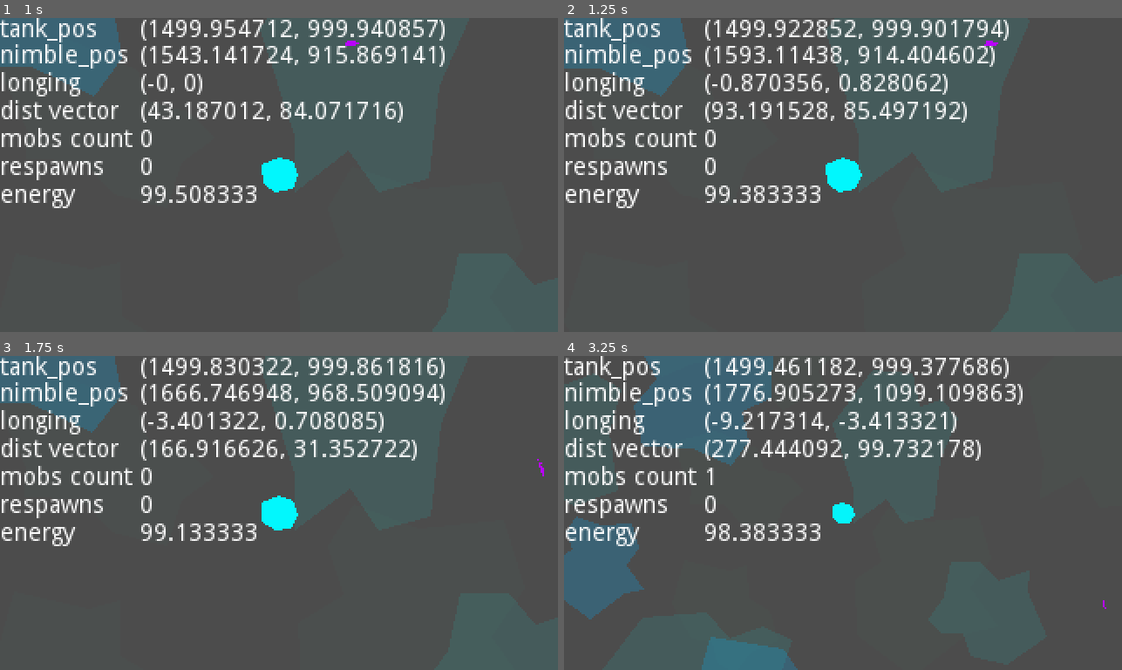
Above: before the commit, frames 1-4 (two rows, left to right).
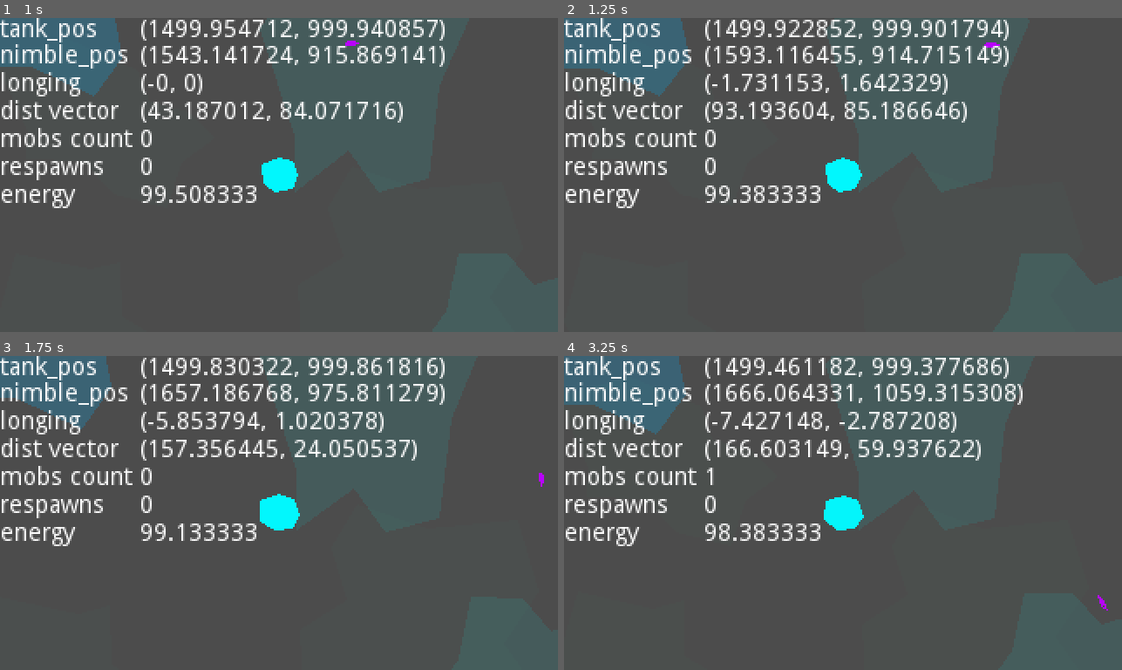
Above: after the commit, the same moments.

Repository: weresharks/krak-jam-2022
Game: Godot game, scene res://Main.tscn
Same seed, same stepped clock (60 frames per second), same inputs: the game is played once before the commit and once after it.
Inputs:
- Up to frame 1 (1 s): hold D (nimble_right) from 0.53 s (still down)
- Up to frame 2 (1.25 s): keep holding D (nimble_right)
- Up to frame 3 (1.75 s): release D (nimble_right) at 1.28 s; hold S (nimble_down) from 1.28 s (still down)
- Up to frame 4 (3.25 s): release S (nimble_down) at 2.03 s; hold D (nimble_right) 2.03-2.78 s; hold W (nimble_up) from 2.78 s (still down)

Frame 1 is identical in both runs. In frame 2, 2.8% of the frame differs, in the area x 6-80%, y 1-33%; in frame 3, 3.5%; in frame 4, 14%, in the area x 0-98%, y 0-100%.

Commit message:
increase nimble longing

Diff:
--- a/game/Nimble.gd
+++ b/game/Nimble.gd
@@ -7,7 +7,7 @@
 export var start_speed: float = 30
 export var gravity_base: float = 1000
 export var min_gravity_distance_2: float = 20*20
-export var longing_base: float = 0.05
+export var longing_base: float = 0.1
 export var longing_distance: float = 100
 export var acceleration_impulse: float = 10
 export var turning_impulse: float = 1
